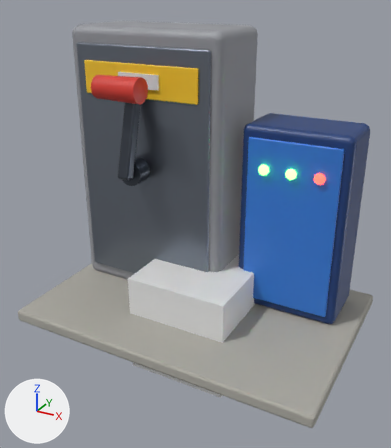
A saved change to the FBX model art/export/fbx/Breaker.fbx.
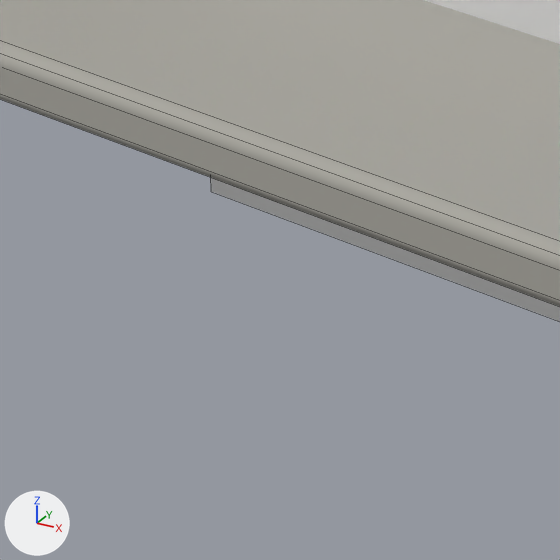
Old and new are each drawn whole from a 50 mm lens placed at (2.22, -4.12, 3.03), pointed at (0.0, -0.09, 1.01) and again close up on the part from 23% to 51% of the width and 73% to 98% of the height. Every picture has the same lights, and +X, +Y and +Z are marked at lower left. The first two pictures are the older version. The close-ups show mesh edges as thin lines. Where no turn or scale is listed for an object, it has been applied to the vertices.

The first close-up shows 'Body__Concrete.015', 'Origin__Pivot.053'.
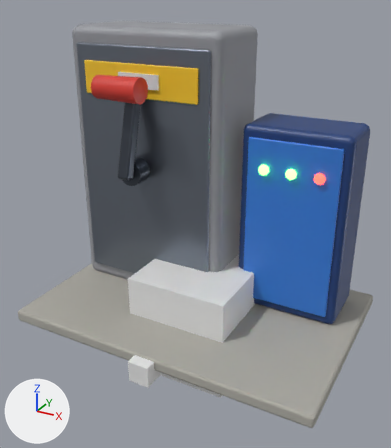
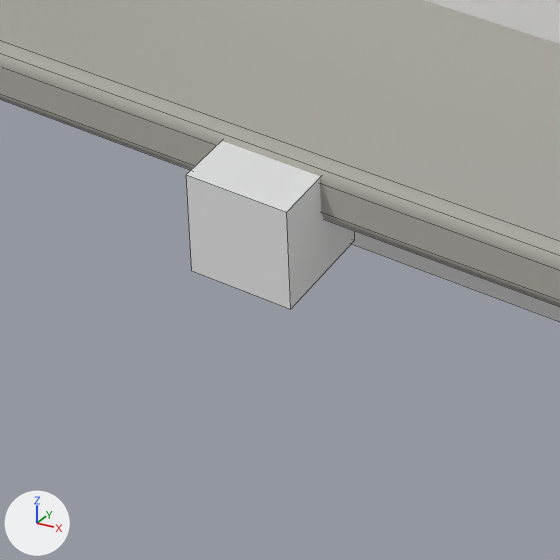
Boxes (x1, y1, x2, y2) around the edits, measured in the close-ups (560 x 560 px):
'Origin__AxisZ', added: after (186, 141, 355, 309)

The edits, one by one:
Mesh me_origin__axisz is new.
It is a box spanning x -0.1..0.1, y -0.1..0.1, z -0.1..0.1.
Object 'Origin__AxisZ' (ob_origin__axisz) is new; it shows me_origin__axisz.
Its location is (0.0, -1.0, 0.0).
